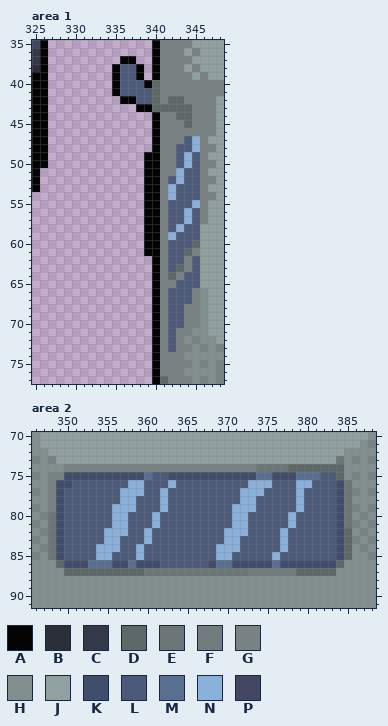
One commit to this pixel-art file: CARS/AllCars.aseprite. The picture above was drawn from the file before the commit.
903x503 pixels, 1 frame. Pixels under 10% opacity are left out. Colours within 5 levels of each other are drawn and written as one. Shown: area 1: x 325..348, y 35..77; area 2: x 346..388, y 70..91. The old version is drawn lined up with the new one. The commit also changed other parts of the picture, which this record leaves out.
Visible layers, top first: "Player", "3_Down", "2_Left", "1_Top".
Palette (. is transparent): A #030303  B #2a2f39  C #34394a  D #5d6869  E #6c7677  F #727b7d  G #788283  H #828f8f  J #91a1a1  K #404d6c  L #4b597b  M #596f92  N #8ab0dc  P #434662
Pixels before, area 1, first column x 325:
35 PA.............AGGGGJJJJ
36 CA.............AGGGJGJJJ
37 CA.........AA..AGGGGJJJJ
38 BA........ALLA.AGGGJGJJJ
39 AA........ALLA.AGGGGJGJJ
40 AA........ALLLADGGGGGGGG
41 AA........ALLLLDGGGGGGGG
42 AA.........AALLDGDDGGGGJ
43 AA...........AADDDDDGGGJ
44 AA.............AGGDDGGGJ
45 AA.............AGGGDGGGJ
46 AA.............AGGGGGGGJ
47 AA.............AGGGLNGJJ
48 AA.............AGGLLNGGJ
49 AA............AAGGLNLGJJ
50 AA............AAGGLNLGGJ
51 A.............AAGGNLLGJJ
52 A.............AAGLNLLGGJ
53 A.............AAGNLLLGJJ
54 ..............AAGNLLLGGJ
55 ..............AAGLLLNGJJ
56 ..............AAGLLNLGJJ
57 ..............AAGLLNLGJJ
58 ..............AAGLNLLJJJ
59 ..............AAGNLLLJJJ
60 ..............AAGLLLDJJJ
61 ..............AAGLLDGJJJ
62 ...............AGLLGLJJJ
63 ...............AGLDGLJJJ
64 ...............AGDGLLJJJ
65 ...............AGGLLLJJJ
66 ...............AGLLLGHJJ
67 ...............AGLLLGHJJ
68 ...............AGLLGGHJJ
69 ...............AGLLGGHJJ
70 ...............AGLLGGHJJ
71 ...............AGLGGHHJJ
72 ...............AGLGHGHHJ
73 ...............AGLGGHGHG
74 ...............AGGGHHHHH
75 ...............AGGGGHGHG
76 ...............AGGGHHHHG
77 ...............ADGGGHGHG
Pixels before, area 2, first column x 346:
70 HJJJJJJJJJJJJJJJJJJJJJJJJJJJJJJJJJJJJJJJJJH
71 HJJJJJJJJJJJJJJJJJJJJJJJJJJJJJJJJJJJJJJJJHG
72 HHJJJJJJJJJJJJJJJJJJJJJJJJJJJJJJJJJJJJJHHHH
73 GHGJJJJJJJJJJJJJJJJJJJJJJJJJJJJJJJJJJJEHGHG
74 HHHHGGGGGGGGGGGGGGGGGGGGGGGGEEEEDDDDDDDHHHH
75 GHGGKKKKKKKKKKMLLKKKKKKKKKKKMMKKKMMMLLDHGHG
76 HHGKKLLLLLLLNNLLLNLLLLLLLLLNNNLLLNNLLLKEHHH
77 GHGKLLLLLLLNNNLLNLLLLLLLLLNNNLLLLNLLLLKEGHG
78 HHGKLLLLLLLNNLLLNLLLLLLLLLNNLLLLLNLLLLKEHHH
79 GHGKLLLLLLNNNLLLNLLLLLLLLNNNLLLLLNLLLLKEGHG
80 HGEKLLLLLLNNLLLNLLLLLLLLLNNLLLLLNLLLLLKEHGH
81 GHEKLLLLLLNNLLLNLLLLLLLLLNNLLLLLNLLLLLKEGHG
82 HGEKLLLLLNNNLLNLLLLLLLLLNNNLLLLNLLLLLLKDHGH
83 GHEKLLLLLNNLLLNLLLLLLLLLNNLLLLLNLLLLLLKDGHG
84 HGEKLLLLNNNLLNLLLLLLLLLNNNLLLLLNLLLLLLKDHGH
85 GHEKLLLLNNLLLNLLLLLLLLLNNLLLLLNLLLLLLLKDHHG
86 HHHDKKKMMMKKMKKKLLLLLLKMMKKKKKMKKKKKKKDHHHH
87 HHHHDDDDDDDDDDEEEEEEEEEEEEEFFFFFFDDDDDHHHHH
88 HHHHHHHHHHHHHHHHHHHHHHHHHHHHHHHHHHHHHHHHHHH
89 HHHHHHHHHHHHHHHHHHHHHHHHHHHHHHHHHHHHHHHHHHH
90 HHHHHHHHHHHHHHHHHHHHHHHHHHHHHHHHHHHHHHHHHHH
91 HHHHHHHHHHHHHHHHHHHHHHHHHHHHHHHHHHHHHHHHHHH
The same view after the edit:
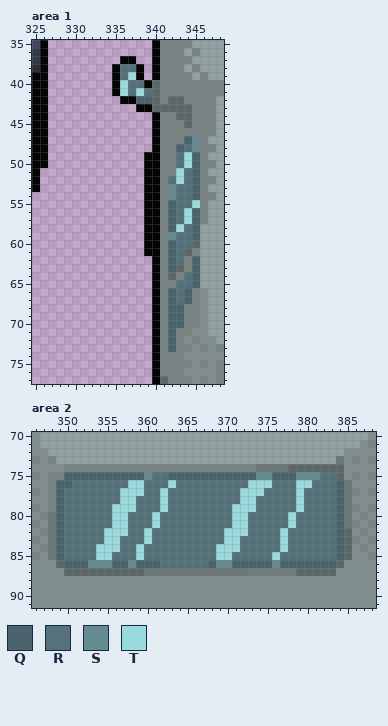
Colours new in this view: Q #49646c  R #55727b  S #648c92  T #9ad9dc
From old to new:
{"change": "drawings rearranged on the sheet (the old picture shows each at its new place; 10 dropped ones are not shown)"}
{"where": "area 1"}
{"y":38,"x":336,"old":"LL","new":"RR"}
{"y":39,"x":336,"old":"LL","new":"RT"}
{"y":40,"x":336,"old":"LLL","new":"TRR"}
{"y":41,"x":336,"old":"LLLL","new":"TRTR"}
{"y":42,"x":338,"old":"LL","new":"QQ"}
{"y":47,"x":344,"old":"LN","new":"QS"}
{"y":48,"x":343,"old":"LLN","new":"QRS"}
{"y":49,"x":343,"old":"LNL","new":"RTQ"}
{"y":50,"x":343,"old":"LNL","new":"RTQ"}
{"y":51,"x":343,"old":"NLL","new":"TRQ"}
{"y":52,"x":342,"old":"LNLL","new":"RTRQ"}
{"y":53,"x":342,"old":"NLLL","new":"SRRQ"}
{"y":54,"x":342,"old":"NLLL","new":"SRRQ"}
{"y":55,"x":342,"old":"LLLN","new":"QRRT"}
{"y":56,"x":342,"old":"LLNL","new":"QRTQ"}
{"y":57,"x":342,"old":"LLNL","new":"QRTQ"}
{"y":58,"x":342,"old":"LNLL","new":"QTRQ"}
{"y":59,"x":342,"old":"NLLL","new":"SRRQ"}
{"y":60,"x":342,"old":"LLL","new":"QRR"}
{"y":61,"x":342,"old":"LL","new":"QR"}
{"y":62,"x":342,"old":"LL","new":"QR"}
{"y":62,"x":345,"old":"L","new":"Q"}
{"y":63,"x":342,"old":"L","new":"Q"}
{"y":63,"x":345,"old":"L","new":"Q"}
{"y":64,"x":344,"old":"LL","new":"RQ"}
{"y":65,"x":343,"old":"LLL","new":"RRQ"}
{"y":66,"x":342,"old":"LLL","new":"QRQ"}
{"y":67,"x":342,"old":"LLL","new":"QRQ"}
{"y":68,"x":342,"old":"LL","new":"QQ"}
{"y":69,"x":342,"old":"LL","new":"QQ"}
{"y":70,"x":342,"old":"LL","new":"QQ"}
{"y":71,"x":342,"old":"L","new":"Q"}
{"y":72,"x":342,"old":"L","new":"Q"}
{"y":73,"x":342,"old":"L","new":"Q"}
{"where": "area 2"}
{"y":75,"x":350,"old":"KKKKKKKKKKMLLKKKKKKKKKKKMMKKKMMMLL","new":"QQQQQQQQQQSRRQQQQQQQQQQQSSQQQSSSRR"}
{"y":76,"x":349,"old":"KKLLLLLLLNNLLLNLLLLLLLLLNNNLLLNNLLLK","new":"QQRRRRRRRTTRRRTRRRRRRRRRTTTRRRTTRRRQ"}
{"y":77,"x":349,"old":"KLLLLLLLNNNLLNLLLLLLLLLNNNLLLLNLLLLK","new":"QRRRRRRRTTTRRTRRRRRRRRRTTTRRRRTRRRRQ"}
{"y":78,"x":349,"old":"KLLLLLLLNNLLLNLLLLLLLLLNNLLLLLNLLLLK","new":"QRRRRRRRTTRRRTRRRRRRRRRTTRRRRRTRRRRQ"}
{"y":79,"x":349,"old":"KLLLLLLNNNLLLNLLLLLLLLNNNLLLLLNLLLLK","new":"QRRRRRRTTTRRRTRRRRRRRRTTTRRRRRTRRRRQ"}
{"y":80,"x":349,"old":"KLLLLLLNNLLLNLLLLLLLLLNNLLLLLNLLLLLK","new":"QRRRRRRTTRRRTRRRRRRRRRTTRRRRRTRRRRRQ"}
{"y":81,"x":349,"old":"KLLLLLLNNLLLNLLLLLLLLLNNLLLLLNLLLLLK","new":"QRRRRRRTTRRRTRRRRRRRRRTTRRRRRTRRRRRQ"}
{"y":82,"x":349,"old":"KLLLLLNNNLLNLLLLLLLLLNNNLLLLNLLLLLLK","new":"QRRRRRTTTRRTRRRRRRRRRTTTRRRRTRRRRRRQ"}
{"y":83,"x":349,"old":"KLLLLLNNLLLNLLLLLLLLLNNLLLLLNLLLLLLK","new":"QRRRRRTTRRRTRRRRRRRRRTTRRRRRTRRRRRRQ"}
{"y":84,"x":349,"old":"KLLLLNNNLLNLLLLLLLLLNNNLLLLLNLLLLLLK","new":"QRRRRTTTRRTRRRRRRRRRTTTRRRRRTRRRRRRQ"}
{"y":85,"x":349,"old":"KLLLLNNLLLNLLLLLLLLLNNLLLLLNLLLLLLLK","new":"QRRRRTTRRRTRRRRRRRRRTTRRRRRTRRRRRRRQ"}
{"y":86,"x":350,"old":"KKKMMMKKMKKKLLLLLLKMMKKKKKMKKKKKKK","new":"QQQSSSQQSQQQRRRRRRQSSQQQQQSQQQQQQQ"}
{"label":"changed","picture_box":[120,64,152,104]}
{"label":"changed","picture_box":[168,136,200,352]}
{"label":"changed","picture_box":[56,472,344,568]}
